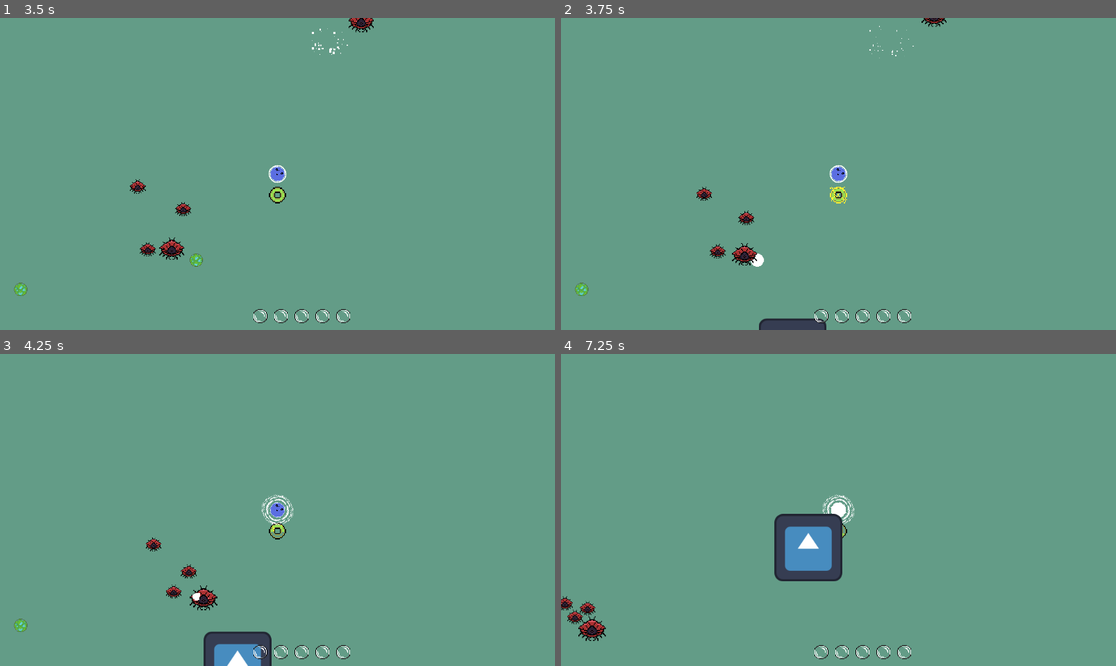
Above: before the commit, frames 1-4 (two rows, left to right).
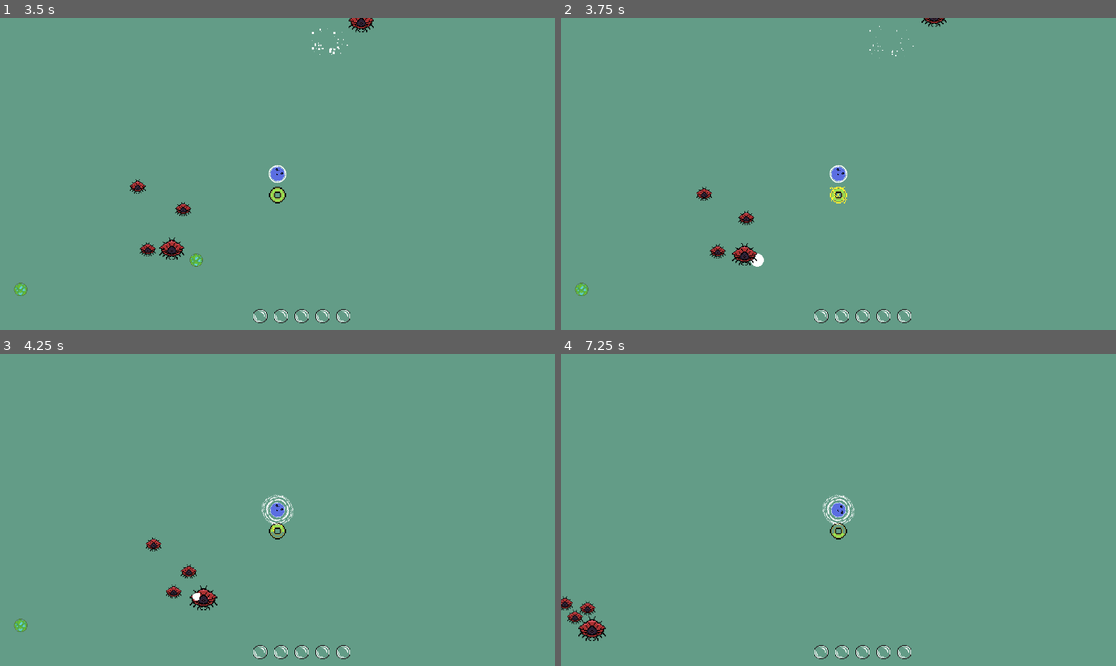
Above: after the commit, the same moments.

Repository: Ethan-D-S/primordial
Game: Godot game, scene res://levels/TidePool.tscn
Same seed, same stepped clock (60 frames per second), same inputs: the game is played once before the commit and once after it. The engine's default icon, where the game draws it, is replaced by a stand-in: a white triangle on a blue panel in a dark square.
Inputs (mouse positions are in pixels of both pictures, inside the frame that each line leads up to):
- Up to frame 1 (3.5 s): move the mouse to (399, 158) at 0.52 s; hold Space (dash) 0.53-1.28 s; move the mouse to (166, 189) at 1.27 s; click (166, 189) at 1.35 s; move the mouse to (333, 105) at 2.02 s; hold E (regenerate) 2.03-2.78 s; move the mouse to (249, 236) at 2.77 s; tap Space (dash) at 2.85 s
- Up to frame 2 (3.75 s): move the mouse to (1005, 220) at 3.52 s; click (1005, 220) at 3.6 s
- Up to frame 3 (4.25 s): no input
- Up to frame 4 (7.25 s): move the mouse to (672, 463) at 4.27 s; tap E (regenerate) at 4.35 s; move the mouse to (866, 510) at 5.02 s; hold Space (dash) 5.03-5.78 s; move the mouse to (755, 432) at 5.77 s; click (755, 432) at 5.85 s; move the mouse to (960, 494) at 6.52 s; hold E (regenerate) from 6.53 s (still down)

Frame 1 is identical in both runs. In frame 2, 0.4% of the frame differs, in the area x 35-48%, y 96-100%; in frame 3, 1.3%; in frame 4, 2.7%, in the area x 38-52%, y 47-73%.

Commit message:
Sketch of new hunter behavior

Diff:
--- a/hunter.gd
+++ b/hunter.gd
@@ -1,114 +1,257 @@
 extends CharacterBody2D
+
+enum State { WANDER, STALK, CHARGE, BURST, SEARCH }
 
 var base_speed = 90
 var speed = base_speed
-
 var base_mass = 10
 var mass = base_mass
-
 var target: Node2D = null
-
 var run_timer: float = 0.0
 var run_duration: float = 0.0
 var current_direction = Vector2.UP
-
+var target_speed: float = 0.0
 var this_creature_type = "hunter"
 
-#eating vars
+var state: State = State.WANDER
+
+# --- stalking ---
+var angle_spread: float = 0.5          # radians, random cone around the direction-to-target
+var stalk_speed_mult: float = 0.6
+var burst_interval_min: float = 2.5
+var burst_interval_max: float = 5.0
+var burst_timer: float = 0.0
+
+# --- charge (telegraph) ---
+var charge_duration: float = 0.4
+
+# --- burst ---
+var burst_speed_mult: float = 3.0
+var burst_duration: float = 0.5
+var burst_direction: Vector2 = Vector2.ZERO
+var burst_timer_active: float = 0.0
+
+# --- losable / search ---
+@export var search_duration: float = 2.0       # how long it chases the last known position
+@export var reacquire_cooldown: float = 3.0     # cooldown before it can pick a new target after fully losing one
+var search_timer: float = 0.0
+var reacquire_timer: float = 0.0
+var last_known_position: Vector2 = Vector2.ZERO
+
+# --- retargeting (distraction) ---
+@export var retarget_hysteresis: float = 0.8    # candidate must be this fraction of current distance (or closer) to steal aggro
+
+# --- eating ---
 var eating_timer: float = 0.0
-var eat_duration: float = 0.5 # time to eat
+var eat_duration: float = 0.5
 var being_eaten_by = null
+
 @onready var hunter_sprite = $Sprite
 
+
 func _ready() -> void:
-	# make sprite material (for flash) unique to each instance of the entity
 	hunter_sprite.material = hunter_sprite.material.duplicate()
 	print("Hunter spawned")
 
+
 func _physics_process(delta: float) -> void:
-	# keep timer consistent with framerate
-	run_timer -= delta
-
-	# being eaten=
+	match state:
+		State.WANDER:
+			tick_wander(delta)
+		State.STALK:
+			tick_stalk(delta)
+		State.CHARGE:
+			tick_charge(delta)
+		State.BURST:
+			tick_burst(delta)
+		State.SEARCH:
+			tick_search(delta)
+
 	if being_eaten_by:
-		#set_flash(true)
 		eating_timer -= delta
-
 		if eating_timer <= 0:
 			being_eaten_by.eat(mass, this_creature_type)
 			Effects.spawn_explosion(global_position)
 			queue_free()
-
-	# check that target exists
-	if is_instance_valid(target):
-		# bias direction toward target, but don't snap perfectly
+			return
+
+	var accel = 10.0 if state == State.BURST else 5.0
+	velocity = lerp(velocity, current_direction * target_speed, accel * delta)
+	move_and_slide()
+
+
+# ---------------- WANDER ----------------
+
+func tick_wander(delta: float) -> void:
+	run_timer -= delta
+	if run_timer <= 0:
+		_start_new_wander_leg()
+
+	target_speed = speed
+
+	if reacquire_timer > 0:
+		reacquire_timer -= delta
+		return
+
+	var found = find_target()
+	if found:
+		target = found
+		state = State.STALK
+		burst_timer = randf_range(burst_interval_min, burst_interval_max)
+
+
+func _start_new_wander_leg() -> void:
+	run_duration = randf_range(0.3, 1.5)
+	current_direction = Vector2.from_angle(randf_range(0, TAU))
+	run_timer = run_duration
+
+
+# ---------------- STALK ----------------
+
+func tick_stalk(delta: float) -> void:
+	if not is_instance_valid(target):
+		target = null
+		state = State.WANDER
+		return
+
+	if not is_on_screen(target):
+		_enter_search()
+		return
+
+	run_timer -= delta
+	burst_timer -= delta
+
+	if run_timer <= 0:
 		var toward_target = (target.global_position - global_position).normalized()
-		current_direction = current_direction.lerp(toward_target, 0.4).normalized()
-
-	## TODO: functionalize this
-		if run_timer <= 0:
-			# has valid target, stay focused
-			_start_new_run(true)
+		current_direction = toward_target.rotated(randf_range(-angle_spread, angle_spread))
+		run_duration = randf_range(0.6, 1.8)
+		run_timer = run_duration
+		_try_retarget()
+
+	target_speed = speed * stalk_speed_mult
+
+	if burst_timer <= 0:
+		_enter_charge()
+
+
+func _try_retarget() -> void:
+	var candidate = find_target()
+	if candidate and candidate != target:
+		var current_dist = global_position.distance_to(target.global_position)
+		var candidate_dist = global_position.distance_to(candidate.global_position)
+		if candidate_dist < current_dist * retarget_hysteresis:
+			target = candidate
+
+
+# ---------------- CHARGE ----------------
+
+func _enter_charge() -> void:
+	state = State.CHARGE
+	set_flash(true)
+
+
+func tick_charge(delta: float) -> void:
+	if not is_instance_valid(target):
+		set_flash(false)
+		target = null
+		state = State.WANDER
+		return
+
+	charge_duration -= delta
+	target_speed = 0.0  # freeze in place as the telegraph
+
+	if charge_duration <= 0:
+		charge_duration = 0.4  # reset for next time (see note below re: @export)
+		_enter_burst()
+
+
+# ---------------- BURST ----------------
+
+func _enter_burst() -> void:
+	state = State.BURST
+	set_flash(false)
+	burst_direction = (target.global_position - global_position).normalized()
+	burst_timer_active = burst_duration
+
+
+func tick_burst(delta: float) -> void:
+	burst_timer_active -= delta
+	current_direction = burst_direction
+	target_speed = speed * burst_speed_mult
+
+	if burst_timer_active <= 0:
+		if is_instance_valid(target) and is_on_screen(target):
+			state = State.STALK
+			run_timer = 0.0
+			burst_timer = randf_range(burst_interval_min, burst_interval_max)
+		else:
+			_enter_search()
+
+
+# ---------------- SEARCH (losable) ----------------
+
+func _enter_search() -> void:
+	state = State.SEARCH
+	search_timer = search_duration
+	last_known_position = target.global_position if is_instance_valid(target) else global_position
+
+
+func tick_search(delta: float) -> void:
+	search_timer -= delta
+
+	var to_last_known = last_known_position - global_position
+	if to_last_known.length() > 4.0:
+		current_direction = to_last_known.normalized()
+		target_speed = speed * stalk_speed_mult
 	else:
-		# does not have a valid target, attempt to find one
-		target = find_target()
-
-		# still no target, wander unfocused
-		if run_timer <= 0:
-			_start_new_run(false)
-
-	velocity = lerp(velocity, current_direction * speed, 5 * delta)
-	move_and_slide()
-
-
-# uses sight node
+		target_speed = 0.0
+
+	if is_instance_valid(target) and is_on_screen(target):
+		state = State.STALK
+		run_timer = 0.0
+		return
+
+	if search_timer <= 0:
+		target = null
+		state = State.WANDER
+		reacquire_timer = reacquire_cooldown
+
+
+# ---------------- targeting / vision helpers ----------------
+
 func find_target() -> Node2D:
-	#get bodies and areas from sight area
-	var areas = $sight.get_overlapping_areas()
 	var bodies = $sight.get_overlapping_bodies()
-	#print("areas found: ", areas.size())
-
-	# algae
-	#for area in areas:
-	#	if area.is_in_group("algae"):
-	#		return area
+	var nearest: Node2D = null
+	var nearest_dist: float = INF
 
 	for body in bodies:
-		if body.is_in_group("player"):
-			print("targeting player")
-			return body
-	# no targets
-	return null
-
-
-func _start_new_run(focused: bool = false) -> void:
-	if focused:
-		# short pause then recommit, favors current direction
-		run_duration = randf_range(0.6, 1.8)
-		current_direction = current_direction.rotated(randf_range(-0.3, 0.3))
-	else:
-		# tumble: longer pause, bigger random reorientation
-		run_duration = randf_range(0.3, 1.5)
-		# TAU is the circumference of the unit circle in radians
-		current_direction = Vector2.from_angle(randf_range(0, TAU))
-	run_timer = run_duration
-
+		if body.is_in_group("player") or body.is_in_group("wanderer"):
+			var d = global_position.distance_squared_to(body.global_position)
+			if d < nearest_dist:
+				nearest = body
+				nearest_dist = d
+
+	return nearest
+
+
+func is_on_screen(node: Node2D) -> bool:
+	var screen_rect = get_viewport().get_visible_rect()
+	var screen_pos = get_viewport().get_canvas_transform() * node.global_position
+	return screen_rect.has_point(screen_pos)
+
+
+# ---------------- eating (unchanged) ----------------
 
 func eat(mass_eaten, creature_type):
 	mass += mass_eaten
 	grow()
 
-# eating
-# TODO: functionalize with can_eat, better grouping, creature data
+
 func _on_touch_area_entered(area: Area2D) -> void:
 	if area.is_in_group("algae"):
 		area.start_being_eaten_by(self)
-
-	# eating player
 	elif area.is_in_group("player"):
 		area.get_parent().start_being_eaten_by(self)
-
-	# eating wanderers
 	elif area.is_in_group("wanderer") && area.get_parent().mass < mass:
 		area.get_parent().start_being_eaten_by(self)
 
@@ -116,19 +259,18 @@
 func _on_touch_area_exited(area: Area2D) -> void:
 	if area.is_in_group("algae"):
 		area.cancel_eat()
-
 	elif area.is_in_group("player"):
 		area.get_parent().cancel_eat()
-
 	elif area.is_in_group("wanderer"):
 		area.get_parent().cancel_eat()
+
 
 func start_being_eaten_by(predator):
 	being_eaten_by = predator
 	eating_timer = eat_duration
 	set_flash(true)
 
-# reset predator/eating vars, end flash
+
 func cancel_eat():
 	being_eaten_by = null
 	eating_timer = 0.0
@@ -136,14 +278,14 @@
 
 
 func update_speed():
-	speed = max(base_speed * base_mass/mass, 100)
+	speed = max(base_speed * base_mass / mass, 100)
+
 
 func grow():
-	# calculate increase with current mass
 	var new_scale = sqrt(mass)
-	# assign to scale property
 	scale = Vector2(new_scale, new_scale)
 	update_speed()
 
+
 func set_flash(on: bool) -> void:
 	hunter_sprite.material.set_shader_parameter("active", on)
--- a/player.gd
+++ b/player.gd
@@ -46,6 +46,7 @@
 var this_creature_type = "player"
 
 ## Player States
+# used for animation
 enum PlayerState {IDLE, MOVING}
 
 # setter for movement states
Not shown, changed: .DS_Store
